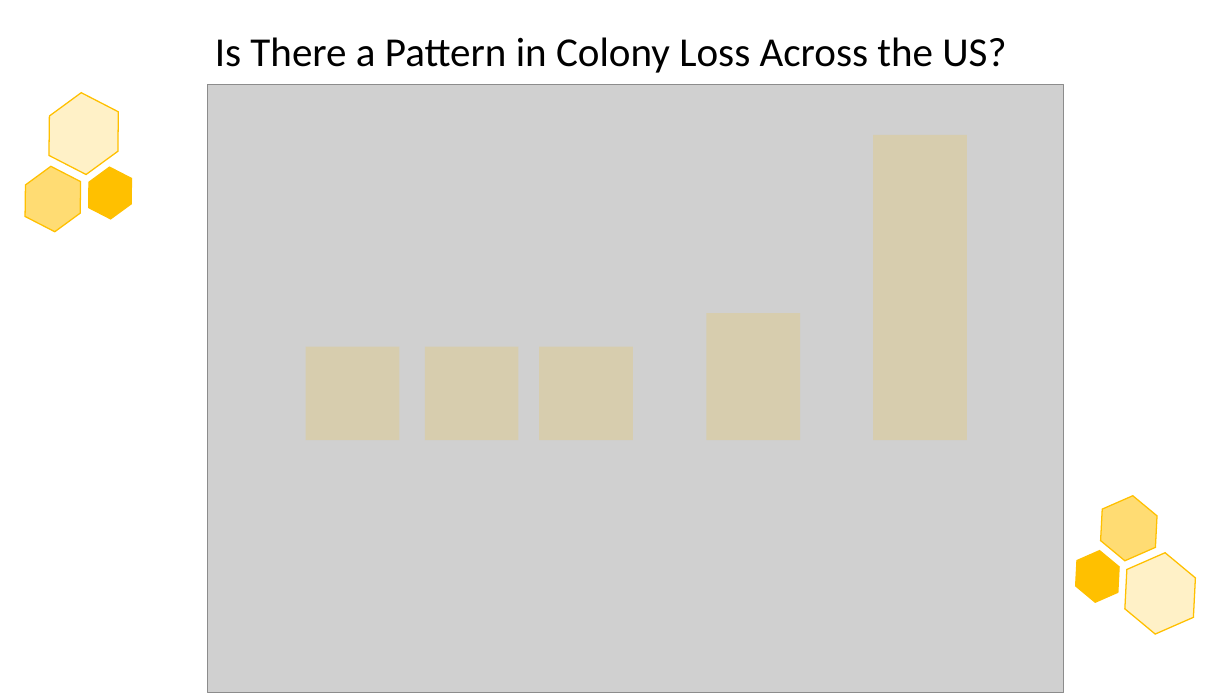
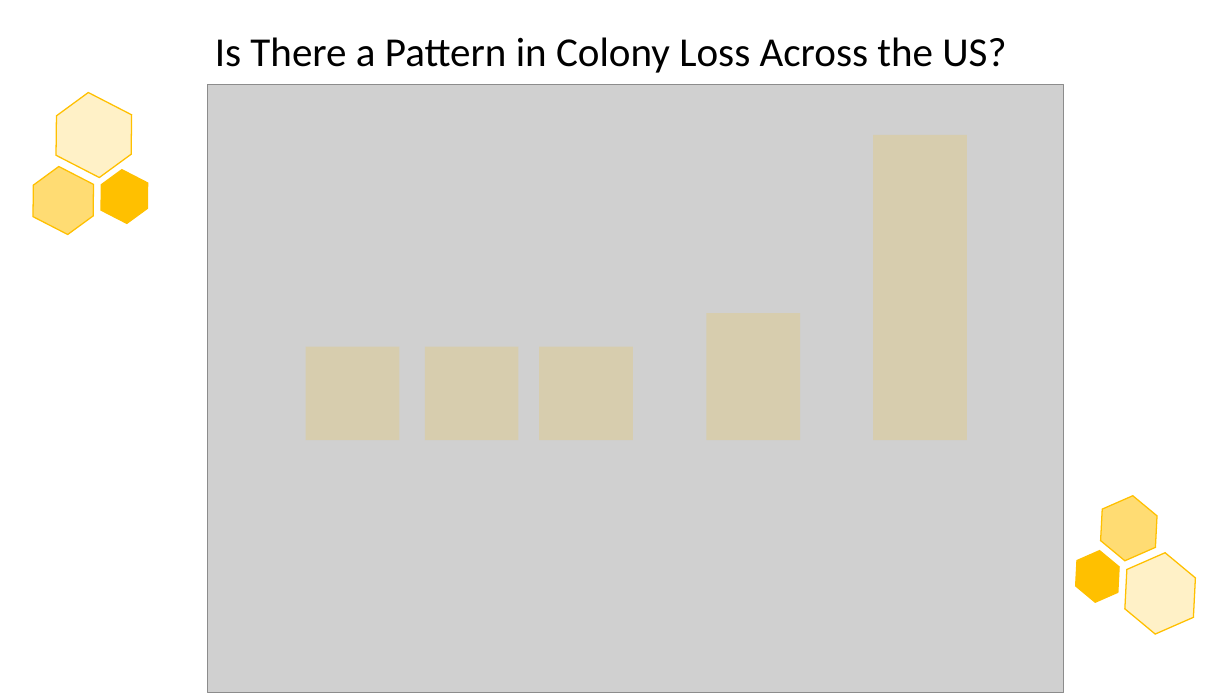
Before and after one commit to mb3005/Bee-Colony-Losses, a slide deck: slide 3 of Presentation.pptx. Drawn at 1232x693 pixels with LibreOffice and Linux fonts; fonts in the diff are those of the drawing; grey boxes stand for pictures. Boxes give left, top, right and bottom in pixels: in the first picture for what was removed or moved away, otherwise in the second. Text is boxed around its words. In the diff, an @@ line names an element or a change of style, - is before the commit and + after.

```diff
--- a/Presentation.pptx
+++ b/Presentation.pptx
@@ hexagon: place and size @@
-hexagon at box(33, 84, 134, 182)
+hexagon at box(40, 84, 147, 185)
@@ hexagon: place and size @@
-hexagon at box(13, 160, 94, 238)
+hexagon at box(20, 161, 106, 242)
@@ hexagon: place and size @@
-hexagon at box(78, 162, 141, 224)
+hexagon at box(91, 164, 158, 228)
```
Also in this commit, not shown: 2 other slides changed, 2 other files.
